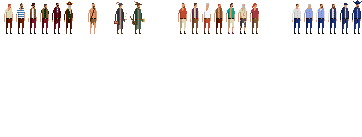
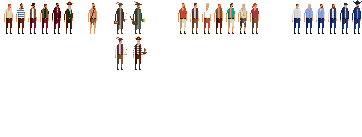
Layers edited between the first and the second (362, 137) image:
painted on "Слой 2" over [115, 36, 147, 70]
